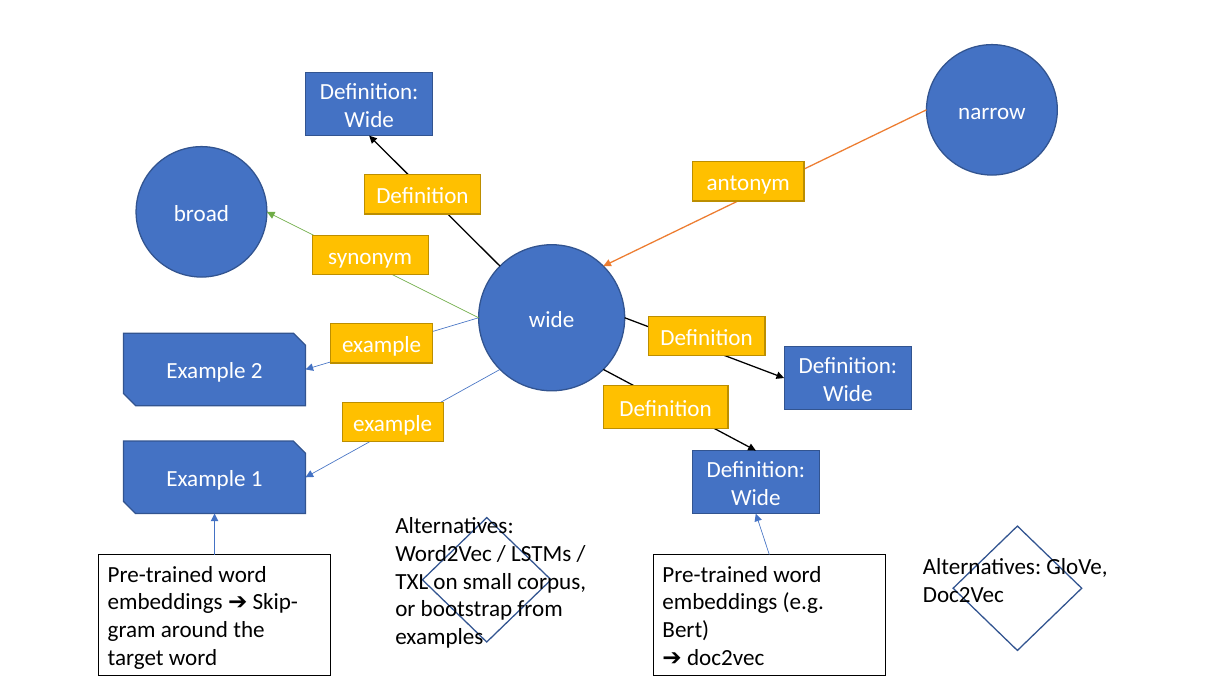
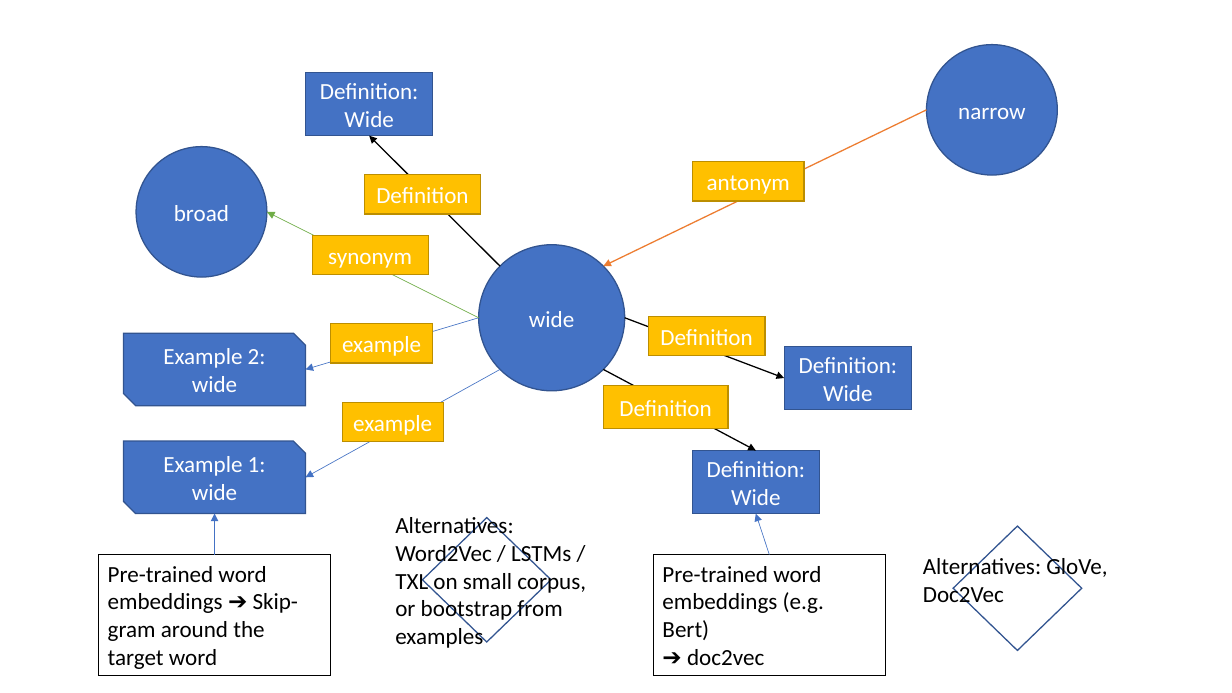
Before and after one commit to AndreaLK3/Multi-sense-LM, a slide deck: slide 1 of Plan_Task1.pptx. Drawn at 1232x693 pixels with LibreOffice and Linux fonts; fonts in the diff are those of the drawing. Boxes give left, top, right and bottom in pixels: in the first picture for what was removed or moved away, otherwise in the second. Text is boxed around its words. In the diff, an @@ line names an element or a change of style, - is before the commit and + after.

```diff
--- a/Plan_Task1.pptx
+++ b/Plan_Task1.pptx
@@ text in snip diag rect at bbox=[163, 348, 266, 392]: text changed @@
-Example 2
+Example 2: wide
@@ text in snip diag rect at bbox=[163, 456, 266, 500]: text changed @@
-Example 1
+Example 1: wide
```
Also in this commit, not shown: 13 other files.
